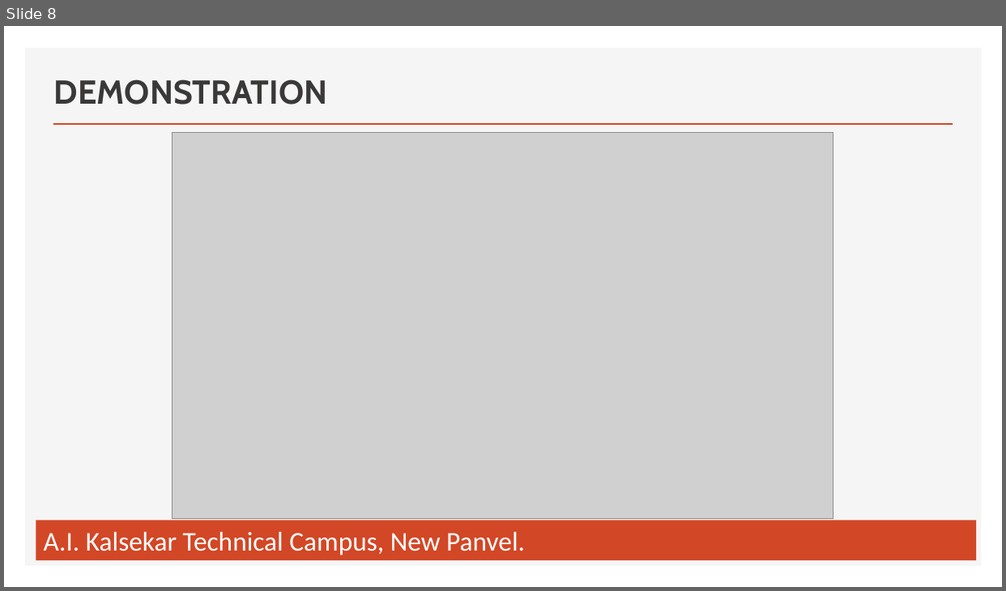
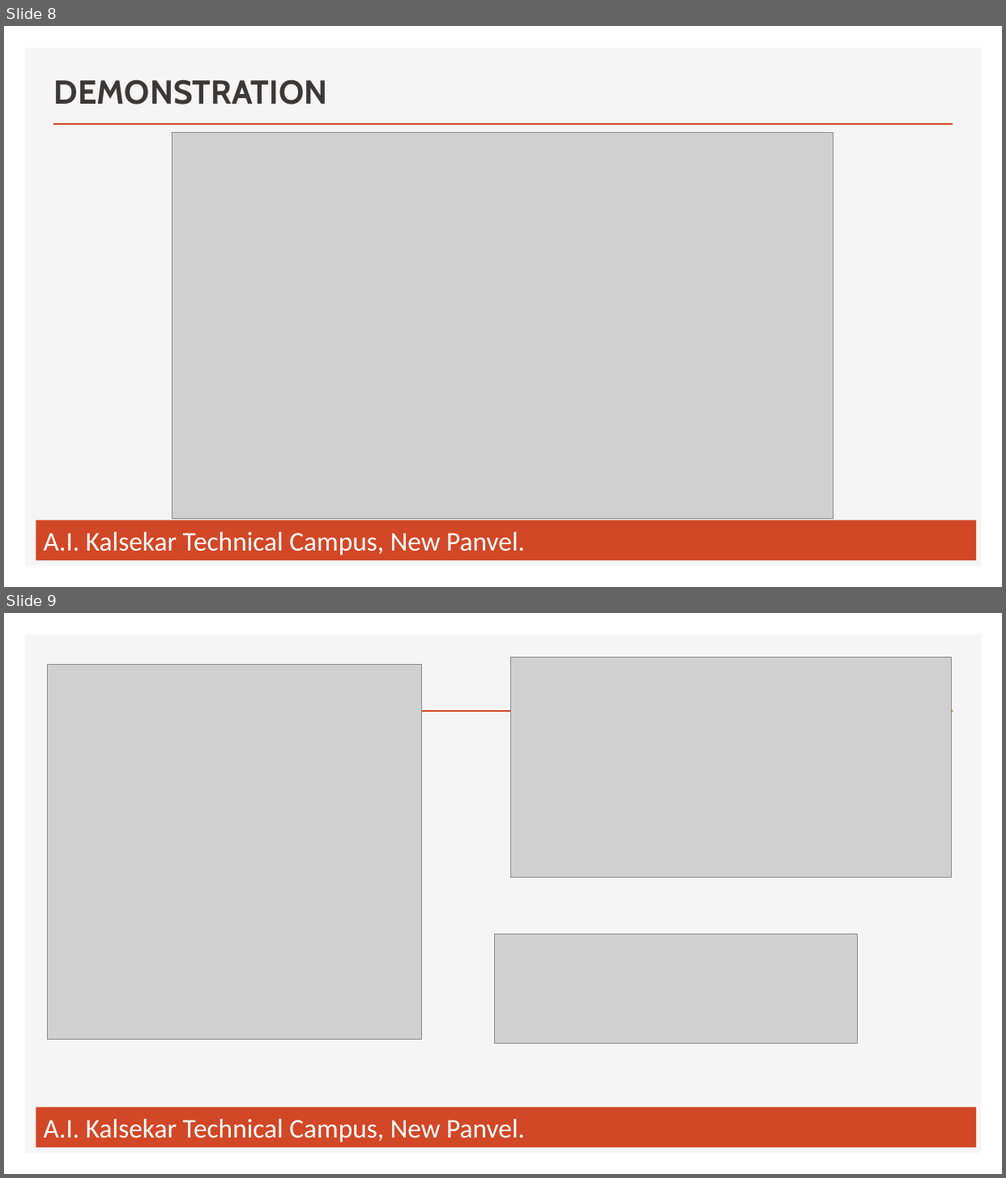
Before and after one commit to My-Project-Group-College/Adventure_Ball_Game, a slide deck: Presentation-2 Group 6 SE_MP_1A.pptx. Shown one above the other, each under a label of ours: slide 8 before the commit, slides 8 and 9 after it. The pictures are 1006x591 and 1006x1178 pixels, drawn with LibreOffice and Linux fonts; fonts in the diff are those of the drawing; grey boxes stand for pictures. Boxes give left, top, right and bottom in pixels: in the first picture for what was removed or moved away, otherwise in the second. Text is boxed around its words. In the diff, an @@ line names an element or a change of style, - is before the commit and + after.

```diff
--- a/Presentation-2 Group 6 SE_MP_1A.pptx
+++ b/Presentation-2 Group 6 SE_MP_1A.pptx
@@ slide 9 added at <box>4,613,1002,1174</box>, background #FFFFFF; not listed: 2 template elements that a slide beside it also shows @@
@@ picture added at <box>511,658,952,878</box> @@
@@ picture added at <box>48,665,422,1039</box> @@
@@ picture added at <box>494,934,858,1043</box> @@
@@ rectangle added at <box>36,1107,977,1148</box>, fill #D24726, 26 pt, text #FFFFFF @@
+A.I. Kalsekar Technical Campus, New Panvel.
```
Also in this commit, not shown: 4 slides changed.
